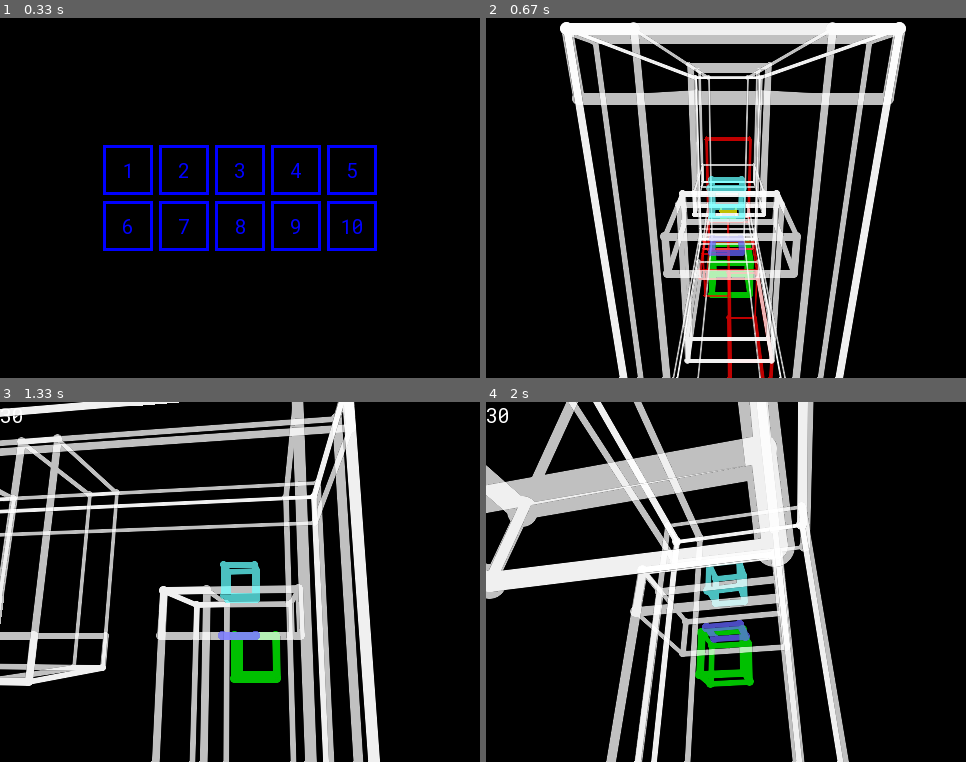
Above: before the commit, frames 1-4 (two rows, left to right).
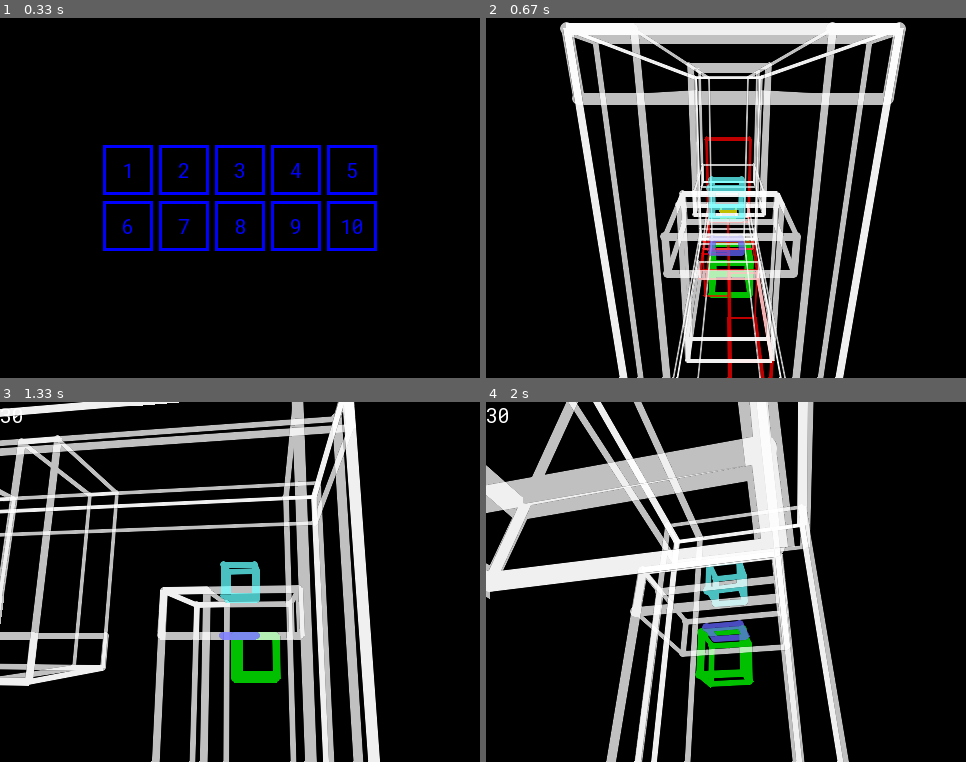
Above: after the commit, the same moments.

Repository: scar7053/blockz-pygame
Game: pygame game, started from blockz.py
The game is run twice, just before and just after one commit, with the same random seed, the same clock (stepped at 60 frames per second) and the same inputs.
Inputs (mouse positions are in pixels of both pictures, inside the frame that each line leads up to):
- Up to frame 1 (0.33 s): no input
- Up to frame 2 (0.67 s): click (706, 212) at 0.38 s
- Up to frame 3 (1.33 s): hold Right 0.67-1.13 s; move the mouse to (240, 603) at 0.7 s; hold Up from 1.17 s (still down); tap F at 1.23 s
- Up to frame 4 (2 s): release Up at 1.47 s; hold Right 1.5-1.97 s; tap F at 1.57, 1.87 s

Frame 1 is identical in both runs. In frame 2, 0.2% of the frame differs, in the area x 15-88%, y 1-97%; in frame 3, 0.1%; in frame 4, 0.4%, in the area x 0-68%, y 26-80%.

Commit message:
added some rendering optimizations

Diff:
--- a/blockz.py
+++ b/blockz.py
@@ -107,6 +107,10 @@
         self.LayerIDs = []
         self.LayerValues = []
         self.CollisionID = 0
+
+        # variables that arent a part of the original game
+        # and are used for different purposes
+        self.used_circle_points = []
 
     def block_order(self):
         self.LayerIDs.clear()
@@ -192,25 +196,33 @@
             self.z_clipping()
             DRAW_SIZE = max(1, int(size / ((self.z1 + self.z2) / 2) * FL))
 
+            drawing_points = [
+                (round(self.x1/self.z1*FL)+WIDTH//2,HEIGHT-(round(self.y1/self.z1*FL)+HEIGHT//2)),
+                (round(self.x2/self.z2*FL)+WIDTH//2,HEIGHT-(round(self.y2/self.z2*FL)+HEIGHT//2))
+            ]
             pygame.draw.aaline(
                 overlay if overlay else alpha_overlay,
                 [*DRAW_COLOR, DRAW_TRANSPARENCY],
-                (round(self.x1/self.z1*FL)+WIDTH//2,HEIGHT-(round(self.y1/self.z1*FL)+HEIGHT//2)),
-                (round(self.x2/self.z2*FL)+WIDTH//2,HEIGHT-(round(self.y2/self.z2*FL)+HEIGHT//2)),
+                drawing_points[0],
+                drawing_points[1],
                 DRAW_SIZE*2
             )
-            pygame.draw.aacircle(
-                overlay if overlay else alpha_overlay,
-                [*DRAW_COLOR, DRAW_TRANSPARENCY],
-                (round(self.x1/self.z1*FL+WIDTH//2),HEIGHT-(round(self.y1/self.z1*FL)+HEIGHT//2)),
-                DRAW_SIZE
-            )
-            pygame.draw.aacircle(
-                overlay if overlay else alpha_overlay,
-                [*DRAW_COLOR, DRAW_TRANSPARENCY],
-                (round(self.x2/self.z2*FL)+WIDTH//2,HEIGHT-(round(self.y2/self.z2*FL)+HEIGHT//2)),
-                DRAW_SIZE
-            )
+            if drawing_points[0] not in self.used_circle_points:
+                pygame.draw.aacircle(
+                    overlay if overlay else alpha_overlay,
+                    [*DRAW_COLOR, DRAW_TRANSPARENCY],
+                    (round(self.x1/self.z1*FL+WIDTH//2),HEIGHT-(round(self.y1/self.z1*FL)+HEIGHT//2)),
+                    DRAW_SIZE
+                )
+                self.used_circle_points.append(drawing_points[0])
+            if drawing_points[1] not in self.used_circle_points:
+                pygame.draw.aacircle(
+                    overlay if overlay else alpha_overlay,
+                    [*DRAW_COLOR, DRAW_TRANSPARENCY],
+                    (round(self.x2/self.z2*FL)+WIDTH//2,HEIGHT-(round(self.y2/self.z2*FL)+HEIGHT//2)),
+                    DRAW_SIZE
+                )
+                self.used_circle_points.append(drawing_points[1])
 
     def draw_block(self,x,y,z,sizeX,sizeY,sizeZ):
         temp = pygame.Surface((WIDTH,HEIGHT), pygame.SRCALPHA)
@@ -230,6 +242,7 @@
 
     def draw_all_blocks(self):
         global DRAW_COLOR
+        self.used_circle_points.clear()
         for i in range(len(self.LayerIDs)):
             self.getID = self.LayerIDs[i-1]
             DRAW_COLOR = BlockColor[self.getID-1]
